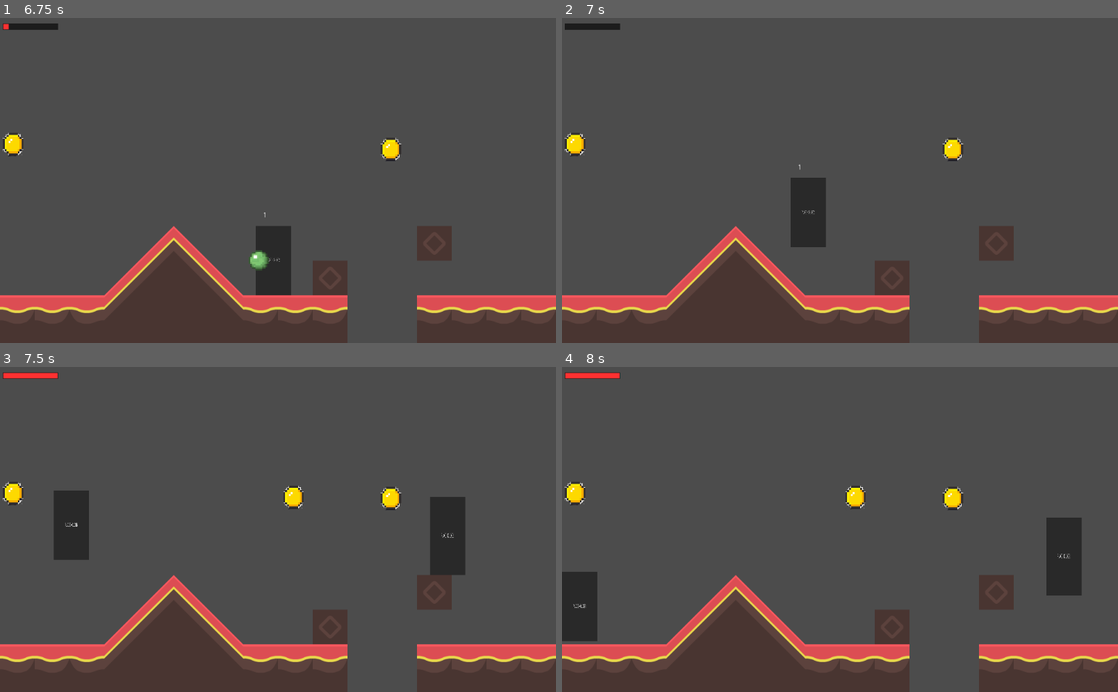
Above: before the commit, frames 1-4 (two rows, left to right).
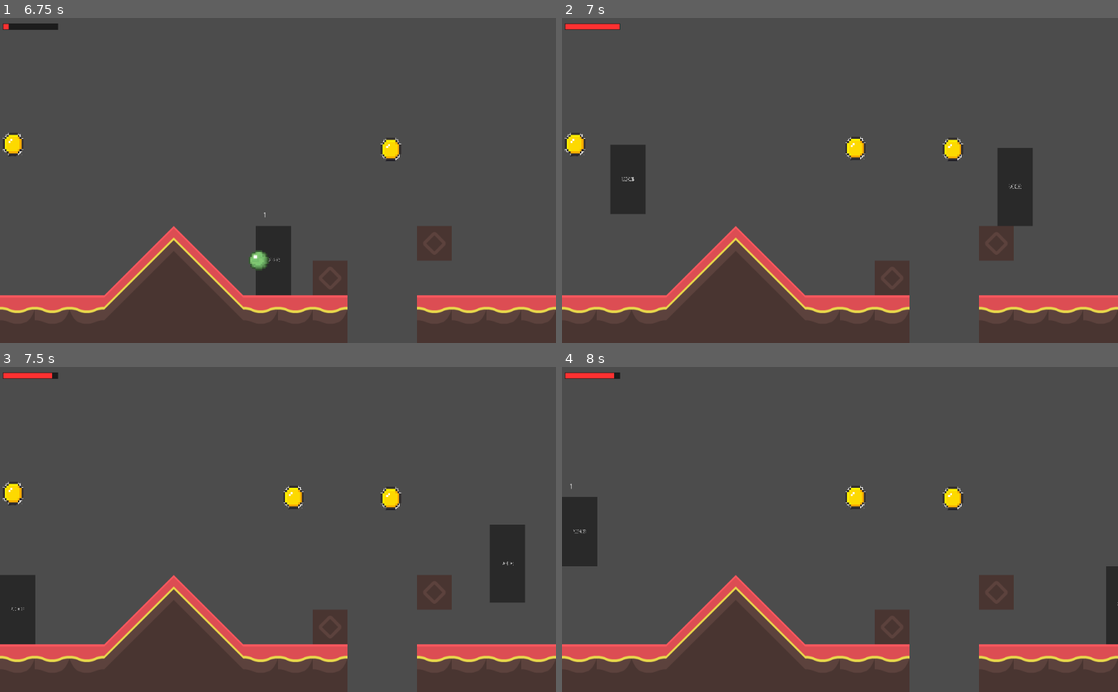
Above: after the commit, the same moments.

Repository: INF19IT2/2d-Jump-n-Run-SE
Game: Godot game, scene res://Scenes/MainScene/MainScene.tscn
Same seed, same stepped clock (60 frames per second), same inputs: the game is played once before the commit and once after it.
Inputs (mouse positions are in pixels of both pictures, inside the frame that each line leads up to):
- Up to frame 1 (6.75 s): click (233, 216) at 0.5 s; tap Enter (shoot) at 1.25, 2.1, 4.35, 6.6 s; hold D (move_right) 1.28-2.78 s; tap F (test_dmg) at 1.35, 2.3, 2.85, 3.6, 4.55, 5.1, 5.85 s; tap W (move_up) at 1.52, 2.27, 3.77, 4.52, 5.27 s; hold A (move_left) 2.78-3.53 s; hold D (move_right) 3.53-5.03 s; hold A (move_left) 5.03-5.78 s; hold D (move_right) 5.78-6.53 s; hold A (move_left) from 6.53 s (still down)
- Up to frame 2 (7 s): keep holding A (move_left); tap W (move_up) at 6.77 s; tap F (test_dmg) at 6.8 s
- Up to frame 3 (7.5 s): keep holding A (move_left); tap F (test_dmg) at 7.35 s
- Up to frame 4 (8 s): keep holding A (move_left); tap W (move_up) at 7.52 s

Frame 1 is identical in both runs. In frame 2, 4.6% of the frame differs, in the area x 0-85%, y 1-71%; in frame 3, 5.7%, in the area x 0-95%, y 1-86%; in frame 4, 4.9%.

Commit message:
fixed life with 0 health

Diff:
--- a/2d-Jump-n-Run-SE/Scripts/Player_Modell/Player_Script.gd
+++ b/2d-Jump-n-Run-SE/Scripts/Player_Modell/Player_Script.gd
@@ -95,7 +95,7 @@
 		take_damage(5)
 
 func take_damage(dmg):
-	if health > 0:
+	if health > dmg:
 		health -= dmg
 		emit_signal("player_stats_changed", self)
 	else:
